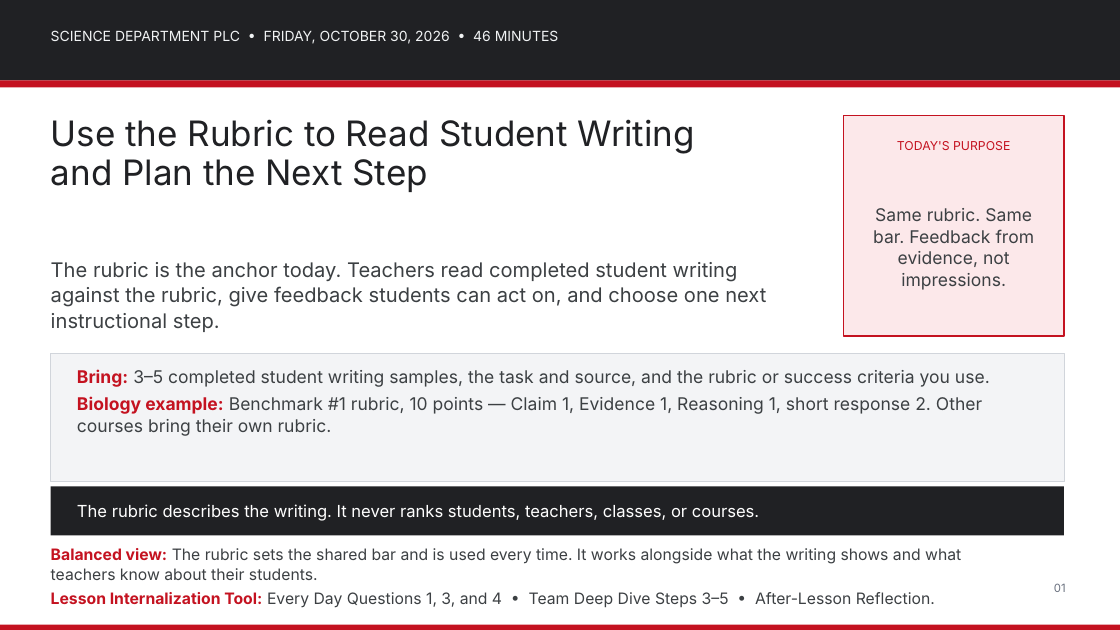
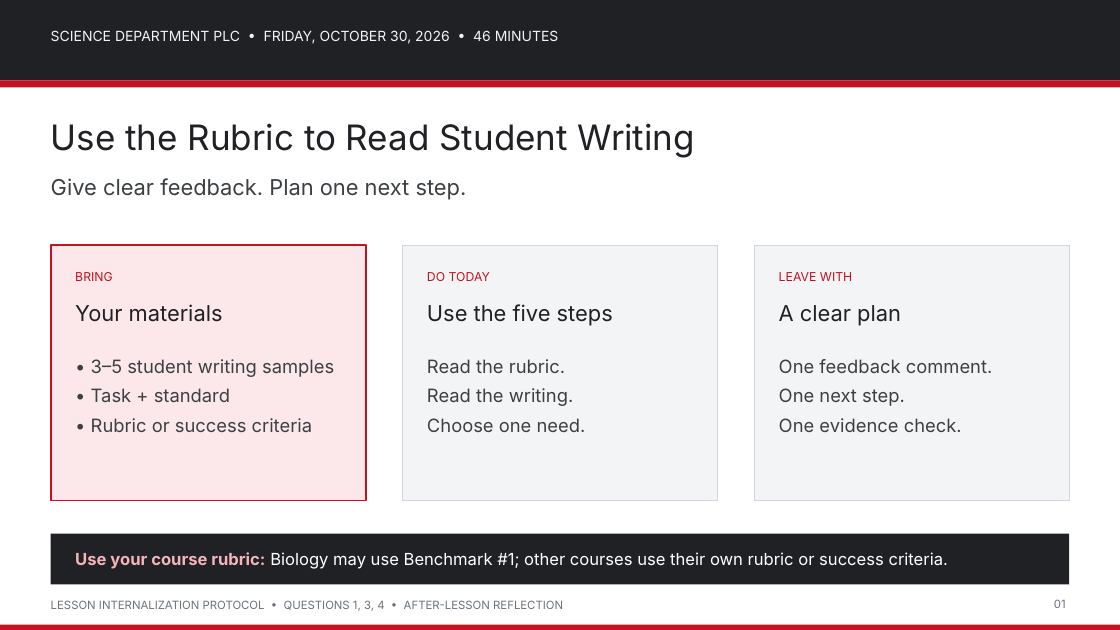
Before and after one commit to nbhs-science/nbhs-science, a slide deck: slide 1 of assets/plc/2026-10-30_Lesson_Internalization_Use_Student_Work_to_Adjust_Next_Learning_Experience.pptx. Drawn at 1120x630 pixels with LibreOffice and Linux fonts; fonts in the diff are those of the drawing. Boxes give left, top, right and bottom in pixels: in the first picture for what was removed or moved away, otherwise in the second. Text is boxed around its words. In the diff, an @@ line names an element or a change of style, - is before the commit and + after.

Commit message:
Clarify Friday PLC materials
Keep the approved five-step slide unchanged and simplify the remaining slides with Lesson Internalization Protocol question alignment.

```diff
--- a/assets/plc/2026-10-30_Lesson_Internalization_Use_Student_Work_to_Adjust_Next_Learning_Experience.pptx
+++ b/assets/plc/2026-10-30_Lesson_Internalization_Use_Student_Work_to_Adjust_Next_Learning_Experience.pptx
@@ text "Use the Rubric to Read ..." at bbox=[51, 123, 695, 158]: line spacing 44pt to 1 @@
@@ text removed at bbox=[897, 141, 1010, 150] @@
-TODAY'S PURPOSE
@@ text at bbox=[51, 159, 428, 192]: paragraph removed @@
-and Plan the Next Step
@@ text at bbox=[51, 178, 467, 200]: text changed; size 23 to 25 pt @@
-The rubric is the anchor today. Teachers read completed student writing against the rubric, give feedback students can act on, and choose one next instructional step.
+Give clear feedback. Plan one next step.
@@ text removed at bbox=[873, 208, 1035, 290] @@
-Same rubric. Same bar. Feedback from evidence, not impressions.
@@ rectangle: place and size @@
-rectangle at bbox=[843, 115, 1064, 336]
+rectangle at bbox=[51, 245, 366, 501]
@@ rectangle: place and size @@
-rectangle at bbox=[51, 353, 1064, 481]
+rectangle at bbox=[403, 245, 717, 501]
@@ rectangle added at bbox=[754, 245, 1069, 501], fill #F3F4F6, outline #D1D5DB 1 pt @@
@@ text added at bbox=[75, 272, 113, 281], 14 pt, text #C41220 @@
+BRING
@@ text added at bbox=[427, 272, 490, 281], 14 pt, text #C41220 @@
+DO TODAY
@@ text added at bbox=[779, 272, 852, 281], 14 pt, text #C41220 @@
+LEAVE WITH
@@ text added at bbox=[75, 304, 223, 322], 25 pt, text #202124 @@
+Your materials
@@ text at bbox=[427, 304, 613, 326]: text changed; size 19 to 25 pt; text colour #FFFFFF to #202124 @@
-The rubric describes the writing. It never ranks students, teachers, classes, or courses.
+Use the five steps
@@ text added at bbox=[779, 305, 901, 326], 25 pt, text #202124 @@
+A clear plan
@@ text added at bbox=[91, 359, 334, 432], 21 pt, text #3C4043 @@
+• 3–5 student writing samples
+• Task + standard
+• Rubric or success criteria
@@ text at bbox=[427, 359, 586, 432]: text changed; size 18 to 21 pt @@
-Balanced view: The rubric sets the shared bar and is used every time. It works alongside what the writing shows and what teachers know about their students.
-Lesson Internalization Tool: Every Day Questions 1, 3, and 4 • Team Deep Dive Steps 3–5 • After-Lesson Reflection.
+Read the rubric.
+Read the writing.
+Choose one need.
@@ text added at bbox=[779, 359, 993, 432], 21 pt, text #3C4043 @@
+One feedback comment.
+One next step.
+One evidence check.
@@ text removed at bbox=[77, 369, 990, 436] @@
-Bring: 3–5 completed student writing samples, the task and source, and the rubric or success criteria you use.
-Biology example: Benchmark #1 rubric, 10 points — Claim 1, Evidence 1, Reasoning 1, short response 2. Other courses bring their own rubric.
@@ rectangle: place and size @@
-rectangle at bbox=[51, 486, 1064, 535]
+rectangle at bbox=[51, 534, 1070, 585]
@@ text added at bbox=[75, 552, 948, 569], 19 pt, text #FFFFFF @@
+Use your course rubric: Biology may use Benchmark #1; other courses use their own rubric or success criteria.
@@ text "01": place and size @@
-text "01" at bbox=[1054, 583, 1066, 592]
+text "01" at bbox=[1054, 599, 1066, 608]
@@ text added at bbox=[51, 600, 563, 611], 13 pt, text #6B7280 @@
+LESSON INTERNALIZATION PROTOCOL • QUESTIONS 1, 3, 4 • AFTER-LESSON REFLECTION
```
Also in this commit, not shown: 6 other slides changed, 1 other file.
